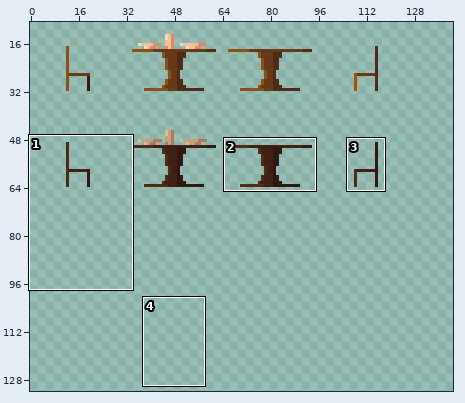
A sprite sheet gets an edit: Non-Floor Tiles.png. Above: a wide view before the commit, with the close-up outlined.
Close-up. As it was:
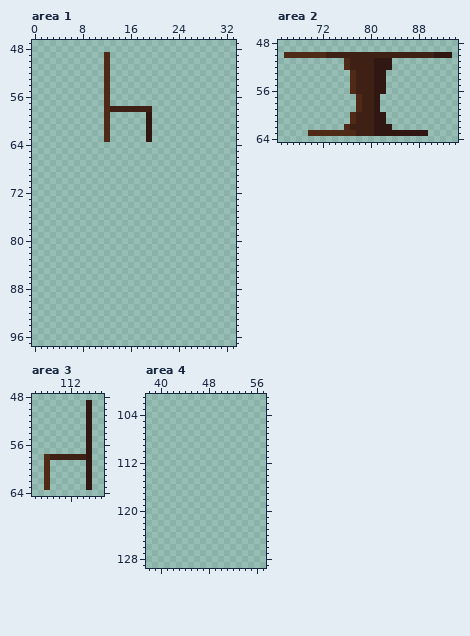
The file is 160x160 pixels. Shown: area 1: x 0..33, y 47..97; area 2: x 65..94, y 48..64; area 3: x 106..117, y 48..64; area 4: x 38..57, y 101..129. The wide view leaves out empty margins. The commit also changed other parts of the picture, which this record leaves out.
Now the later version:
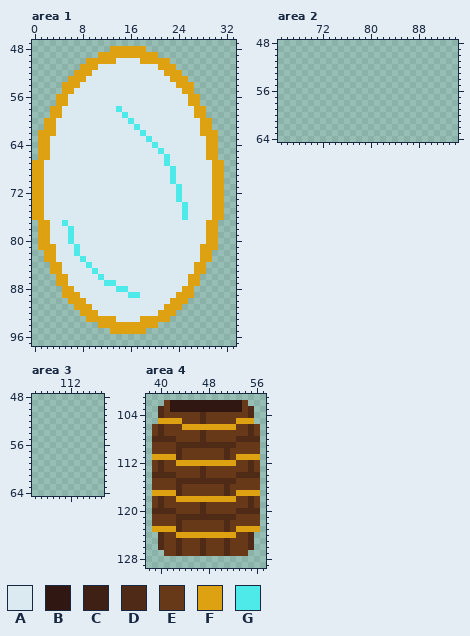
Palette (. is transparent): A #dbe9f0  B #301712  C #3e2014  D #4f2b17  E #683918  F #dea112  G #4deae9
From old to new:
Changed rows in their new state; - is an unchanged pixel.
Area 1:
first column x 0:
48 -------------FFFFFF-------------
49 -----------FFFFFFFFFF-----------
50 ---------FFFFFAAAAFFFFF---------
51 --------FFFAAAAAAAAAAFFF--------
52 -------FFFAAAAAAAAAAAAFFF-------
53 ------FFFAAAAAAAAAAAAAAFFF------
54 -----FFFAAAAAAAAAAAAAAAAFFF-----
55 -----FFAAAAAAAAAAAAAAAAAAFF-----
56 ----FFAAAAAAAAAAAAAAAAAAAAFF----
57 ----FFAAAAAAAAAAAAAAAAAAAAFF----
58 ---FFAAAAAAAAAGAAAAAAAAAAAAFF---
59 ---FFAAAAAAAAAAGAAAAAAAAAAAFF---
60 --FFAAAAAAAAAAAAGAAAAAAAAAAAFF--
61 --FFAAAAAAAAAAAAAGAAAAAAAAAAFF--
62 -FFFAAAAAAAAAAAAAAGAAAAAAAAAFFF-
63 -FFAAAAAAAAAAAAAAAAGAAAAAAAAAFF-
64 -FFAAAAAAAAAAAAAAAAAGAAAAAAAAFF-
65 -FFAAAAAAAAAAAAAAAAAAGAAAAAAAFF-
66 -FFAAAAAAAAAAAAAAAAAAAGAAAAAAFF-
67 FFAAAAAAAAAAAAAAAAAAAAGAAAAAAAFF
68 FFAAAAAAAAAAAAAAAAAAAAAGAAAAAAFF
69 FFAAAAAAAAAAAAAAAAAAAAAGAAAAAAFF
70 FFAAAAAAAAAAAAAAAAAAAAAGAAAAAAFF
71 FFAAAAAAAAAAAAAAAAAAAAAAGAAAAAFF
72 FFAAAAAAAAAAAAAAAAAAAAAAGAAAAAFF
73 FFAAAAAAAAAAAAAAAAAAAAAAGAAAAAFF
74 FFAAAAAAAAAAAAAAAAAAAAAAAGAAAAFF
75 FFAAAAAAAAAAAAAAAAAAAAAAAGAAAAFF
76 FFAAAAAAAAAAAAAAAAAAAAAAAGAAAAFF
77 -FFAAGAAAAAAAAAAAAAAAAAAAAAAAFF-
78 -FFAAAGAAAAAAAAAAAAAAAAAAAAAAFF-
79 -FFAAAGAAAAAAAAAAAAAAAAAAAAAAFF-
80 -FFAAAGAAAAAAAAAAAAAAAAAAAAAAFF-
81 -FFFAAAGAAAAAAAAAAAAAAAAAAAAFFF-
82 --FFAAAGAAAAAAAAAAAAAAAAAAAAFF--
83 --FFAAAAGAAAAAAAAAAAAAAAAAAAFF--
84 ---FFAAAAGAAAAAAAAAAAAAAAAAFF---
85 ---FFAAAAAGAAAAAAAAAAAAAAAAFF---
86 ----FFAAAAAGAAAAAAAAAAAAAAFF----
87 ----FFAAAAAAGGAAAAAAAAAAAAFF----
88 -----FFAAAAAAAGGAAAAAAAAAFF-----
89 -----FFFAAAAAAAAGGAAAAAAFFF-----
90 ------FFFAAAAAAAAAAAAAAFFF------
91 -------FFFAAAAAAAAAAAAFFF-------
92 --------FFFAAAAAAAAAAFFF--------
93 ---------FFFFFAAAAFFFFF---------
94 -----------FFFFFFFFFF-----------
95 -------------FFFFFF-------------
Area 2:
first column x 66:
50 ............................
51 ----------........----------
52 ----------........----------
53 -----------......-----------
54 -----------......-----------
55 -----------......-----------
56 -----------......-----------
57 ------------....------------
58 ------------....------------
59 ------------....------------
60 -----------......-----------
61 -----------......-----------
62 ----------........----------
63 ----....................----
Area 3:
first column x 108:
49 -------.
50 -------.
51 -------.
52 -------.
53 -------.
54 -------.
55 -------.
56 -------.
57 -------.
58 ........
59 .------.
60 .------.
61 .------.
62 .------.
63 .------.
Area 4:
first column x 39:
102 --EBBBBBBBBBBBBE--
103 -DEBBBBBBBBBBBBED-
104 -DEEEEEEDEEEEEEED-
105 -FFFFEEEDEEEEEFFF-
106 EDEEEFFFFFFFFFEEDE
107 EDEEEEEEDEEEEEEEDE
108 DDDDEEEEDEEEEEDDDD
109 EEEEDDDDDDDDDDEEEE
110 EEEEDEEEEEEEDEEEEE
111 FFFFDEEEEEEEDEFFFF
112 EDEEFFFFFFFFFFEEDE
113 EDEEEEEEDEEEEEEEDE
114 DDDDEEEEDEEEEEDDDD
115 EEEEDDDDDDDDDDEEEE
116 EEEEDEEEEEEEDEEEEE
117 FFFFDEEEEEEEDEFFFF
118 EDEEFFFFFFFFFFEEDE
119 EDEEEEEEDEEEEEEEDE
120 DDDDEEEEDEEEEEDDDD
121 EEEEDDDDDDDDDDEEEE
122 EEEEDEEEEEEEDEEEEE
123 FFFFDEEEEEEEDEFFFF
124 -DEEFFFFFFFFFFEED-
125 -DEEDEEEDEEEDEEED-
126 -DEEDEEEDEEEDEEED-
127 --EEDEEEDEEEDEEE--
Where, in picture pixels (left, top, right, bottom), the same in both close-ups:
changed: (32, 46, 224, 334)
erased: (284, 52, 452, 136)
erased: (44, 400, 92, 490)
added: (152, 400, 260, 556)
